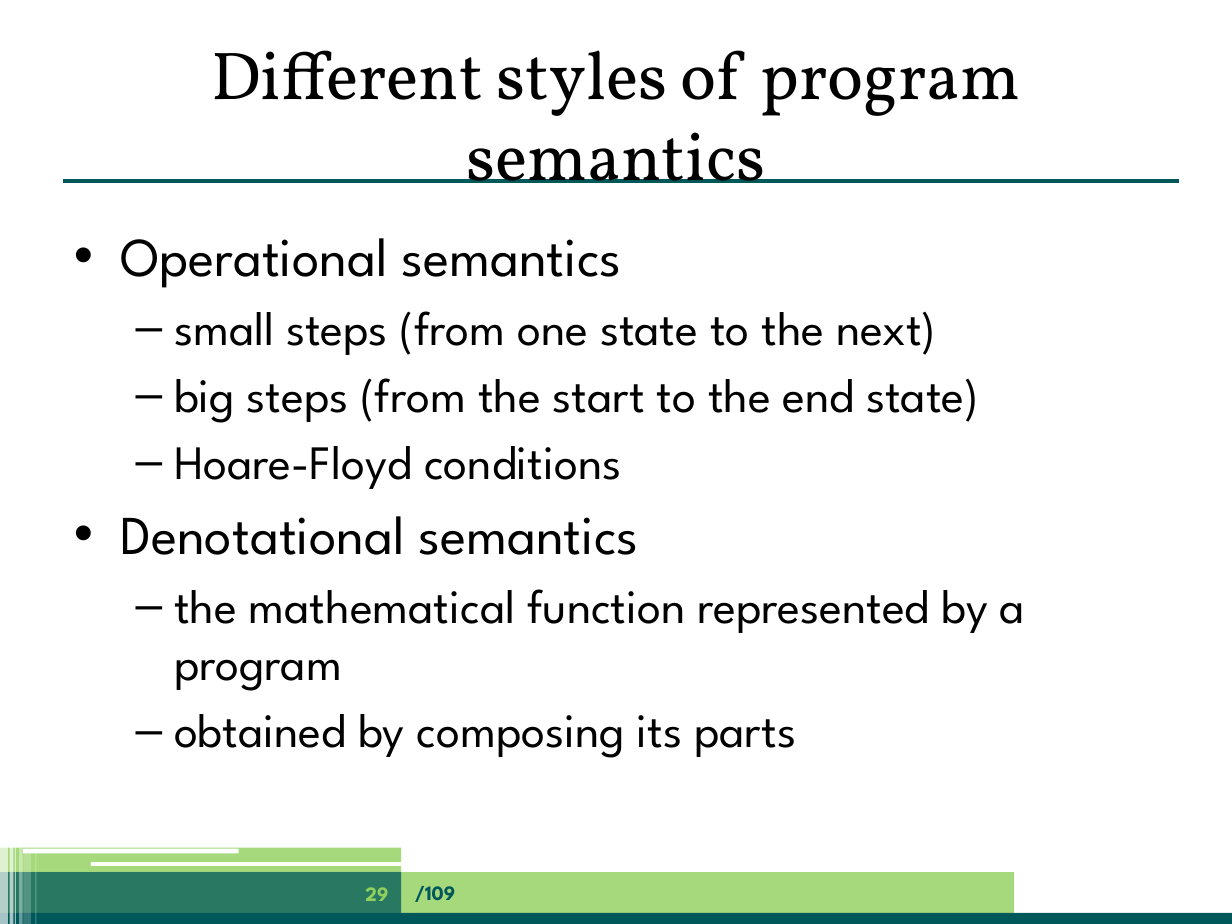
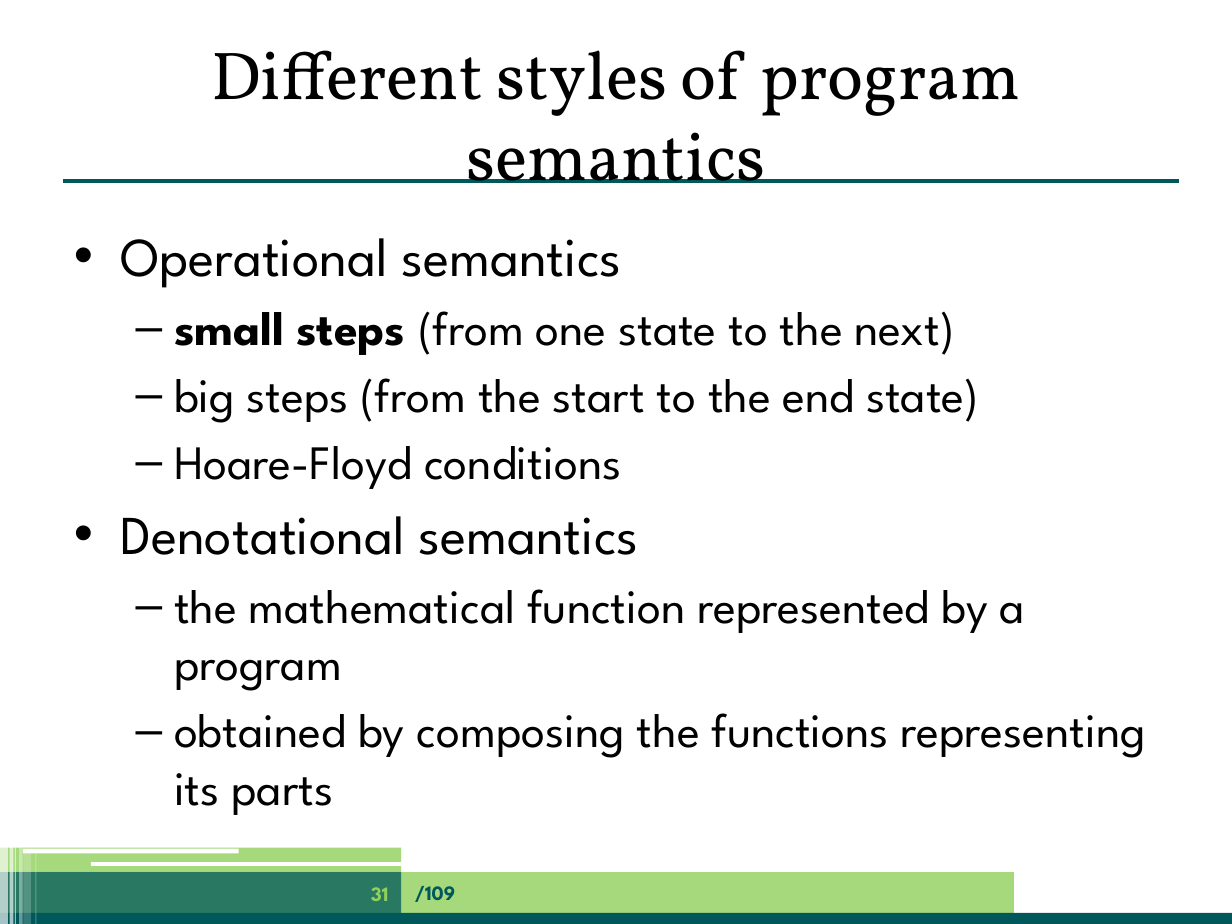
Before and after one commit to jpgallagher/ict-e-summerschool-aalborg, a slide deck: slide 31 of summerschool-aalborg-jpg.pptx (slide 29 before the commit). Drawn at 1232x924 pixels with LibreOffice and Linux fonts; fonts in the diff are those of the drawing. Boxes give left, top, right and bottom in pixels: in the first picture for what was removed or moved away, otherwise in the second. Text is boxed around its words. In the diff, an @@ line names an element or a change of style, - is before the commit and + after.

```diff
--- a/summerschool-aalborg-jpg.pptx
+++ b/summerschool-aalborg-jpg.pptx
@@ text at [174, 311, 955, 355]: bold on in "small steps" @@
@@ text at [174, 713, 1146, 815]: text changed @@
-  – obtained by composing its parts
+  – obtained by composing the functions representing its parts
@@ page number at [371, 887, 389, 901]: text changed @@
-29
+31
```
Also in this commit, not shown: 14 other slides changed, 2 slides added.
